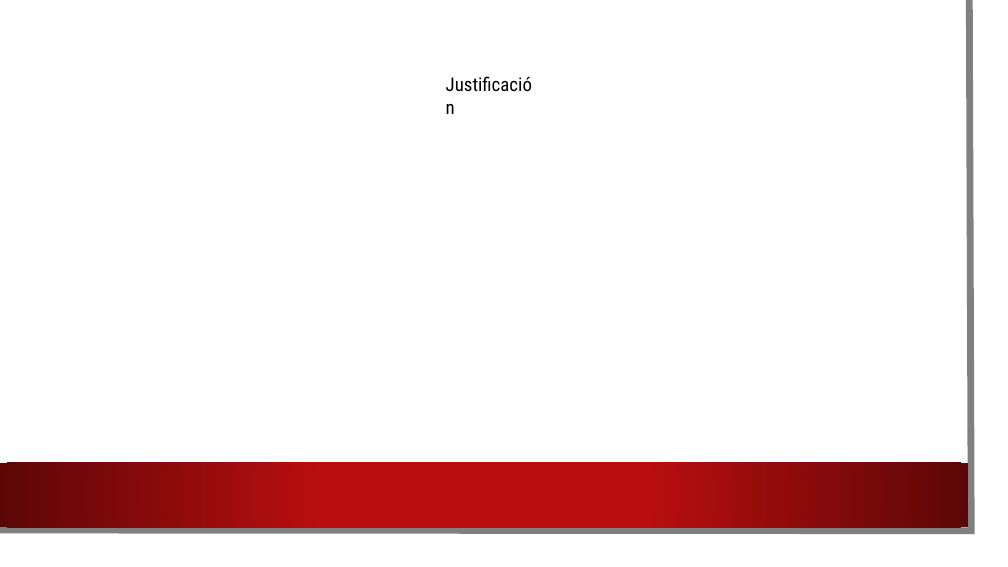
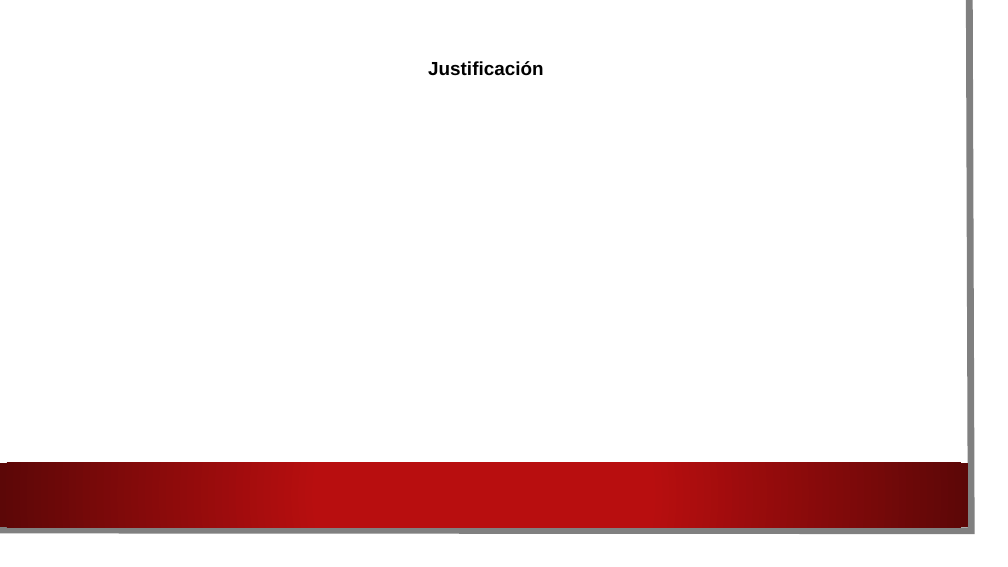
Before and after one commit to HeberZabdiel/FarmaciaGiDocumentos, a slide deck: slide 7 of Presentacion asesor uno.pptx (slide 6 before the commit). Drawn at 1008x567 pixels with LibreOffice and Linux fonts; fonts in the diff are those of the drawing; background and template pictures are left out. Boxes give left, top, right and bottom in pixels: in the first picture for what was removed or moved away, otherwise in the second. Text is boxed around its words. In the diff, an @@ line names an element or a change of style, - is before the commit and + after.

```diff
--- a/Presentacion asesor uno.pptx
+++ b/Presentacion asesor uno.pptx
@@ text "Justificación": place and size @@
-text "Justificación" at bbox=[439, 69, 548, 123]
+text "Justificación" at bbox=[428, 61, 543, 76]
@@ text "Justificación" at bbox=[428, 61, 543, 76]: font Roboto Condensed to Arial, bold on @@
```
Also in this commit, not shown: 5 other slides changed, 1 slide added.
